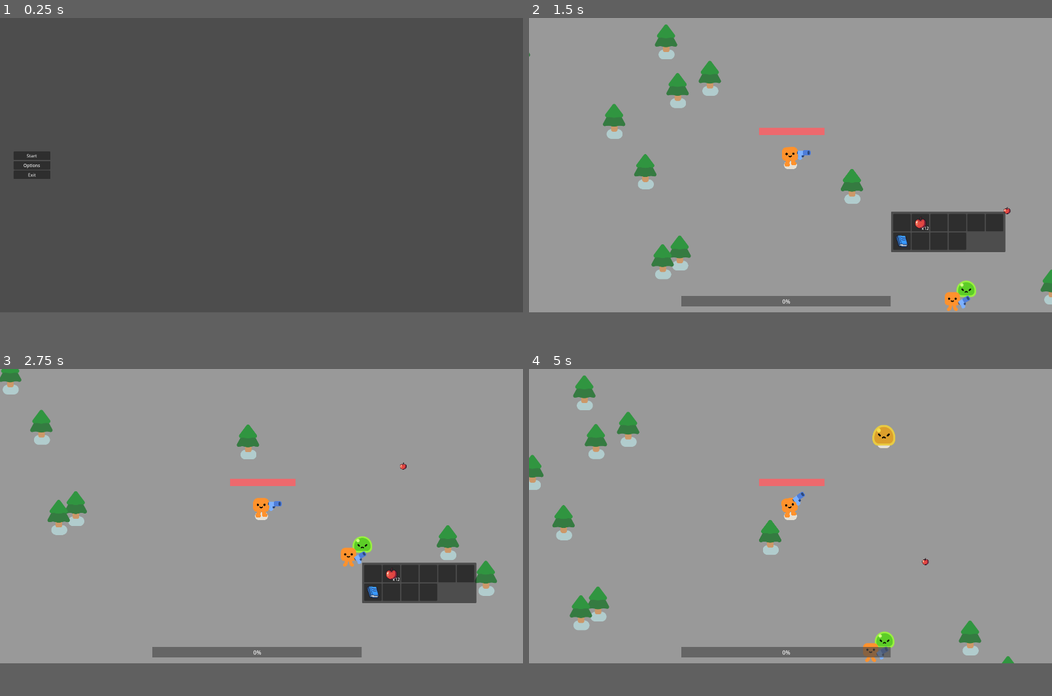
Above: before the commit, frames 1-4 (two rows, left to right).
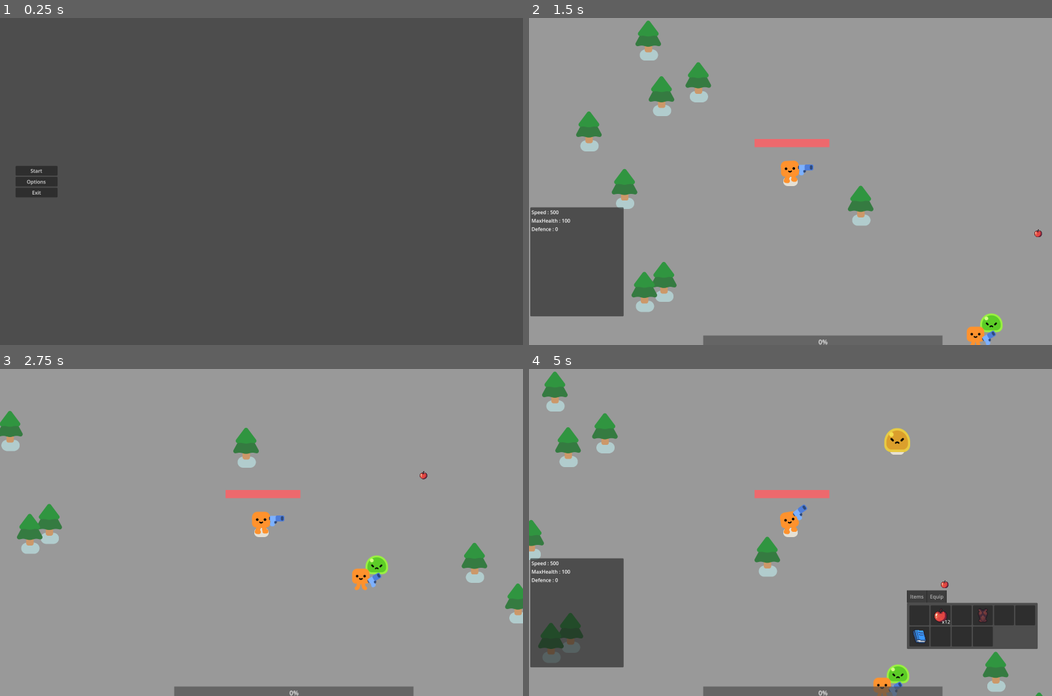
Above: after the commit, the same moments.

Repository: Kuui22/Godot_test
Game: Godot game, scene res://menus/mainmenu.tscn
Same seed, same stepped clock (60 frames per second), same inputs: the game is played once before the commit and once after it.
Inputs (mouse positions are in pixels of both pictures, inside the frame that each line leads up to):
- Up to frame 1 (0.25 s): no input
- Up to frame 2 (1.5 s): click "Start" at 0.5 s; move the mouse to (895, 217) at 1.27 s; hold D (move_right) from 1.28 s (still down); tap C (characterstats, bound only after the commit) at 1.35 s; click (895, 217) at 1.42 s
- Up to frame 3 (2.75 s): move the mouse to (371, 575) at 2.02 s; release D (move_right) at 2.03 s; hold S (move_down) from 2.03 s (still down); tap E (interact) at 2.1 s; click (371, 575) at 2.17 s; tap C (characterstats, bound only after the commit) at 2.3 s
- Up to frame 4 (5 s): move the mouse to (921, 575) at 2.77 s; release S (move_down) at 2.78 s; hold D (move_right) 2.78-3.53 s; tap C (characterstats, bound only after the commit) at 2.85, 3.6, 4.55 s; click (921, 575) at 2.92 s; move the mouse to (900, 575) at 3.52 s; hold W (move_up) 3.53-4.28 s; click (900, 575) at 3.67 s; move the mouse to (921, 575) at 4.27 s; hold A (move_left) from 4.28 s (still down); tap E (interact) at 4.35 s; click (921, 575) at 4.42 s; tap I (inventory) at 4.9 s
In our replay, the window is 800x450 before the commit and 800x500 after it. These sizes can differ from the game's own. Grey fills any space a smaller window leaves; there, only what the larger window draws over its background counts as a difference.

The runs differ from the first frame. In frame 1, 0.8% of the frame differs, in the area x 2-11%, y 40-55%; in frame 2, 18%, in the area x 0-100%, y 0-100%; in frame 3, 10%; in frame 4, 18%.

Commit message:
character stats, playermanager, equip, damage, fixed stutter, better treegen
hell ya

Diff:
--- a/2d-project-start/attacks/bullet.gd
+++ b/2d-project-start/attacks/bullet.gd
@@ -3,6 +3,9 @@
 var travelled_distance = 0
 const SPEED = 1000
 const RANGE = 1500
+
+var damage:int = 1
+
 
 func _physics_process(delta):
 
@@ -17,4 +20,4 @@
 func _on_body_entered(body):
 	queue_free()
 	if body.has_method("take_damage"):
-		body.take_damage()
+		body.take_damage(damage)
--- /dev/null
+++ b/2d-project-start/inventory/playerinventory.gd
@@ -0,0 +1,61 @@
+extends TabBar
+
+#okay so let's note how this works here
+#main.gd calls when ready set_player_inventory_data that will set the inventory interface in the main scene
+#with the data from the inventory set into the PLAYER. you can find this by clicking on the player that is in the main scene.
+#the variable in the player script is inventory_data
+#that func (s_p_i_d) calls set_inventory_data func that calls populate_item_grid
+#how that works is that p_i_g sets the inventory data (which is an array of slot datas) with slot datas by looping through
+#each item that is in the inventory set into the player and creates a texture rect which will contain an image if an item is there
+#so what's in each slot? in each slot there is a function to get the item_data of the item that should be in that slot
+#and set item_data.texture for the image and .quantity for the amount
+#so at this point why not explain also item_data
+#each item data contains the name of the item, is it stackable, description , (effect?) and texture
+
+
+
+const Slot = preload("res://inventory/slot.tscn")
+
+@onready var itemgrid:GridContainer = $ItemContainer/MarginContainer/Itemgrid
+@onready var item_container = $ItemContainer
+#@onready var equip_container = $EquipContainer
+#@onready var equipgrid = $EquipContainer/MarginContainer/Equipgrid
+
+@onready var inventory = $"."
+
+
+
+
+
+func set_inventory_data(inventory_data: InventoryData) -> void:
+	if(!inventory_data.inventory_updated.is_connected(populate_item_grid)):
+		inventory_data.inventory_updated.connect(populate_item_grid)
+	populate_item_grid(inventory_data)
+
+func clear_inventory_data(inventory_data: InventoryData) -> void:
+	inventory_data.inventory_updated.disconnect(populate_item_grid)
+
+func populate_item_grid(inventory_data: InventoryData) -> void:
+	for child in itemgrid.get_children():
+		child.queue_free()
+	#per item in array of slots
+	for slot_data in inventory_data.slot_datas:
+		var slot = Slot.instantiate()
+		itemgrid.add_child(slot)
+		slot.slot_clicked.connect(inventory_data.on_slot_clicked)
+		#if not null
+		if(slot_data):
+			slot.set_slot_data(slot_data)
+
+func changetabs() -> void:
+	pass
+
+var lasttab = null
+func _on_tab_changed(tab):
+		if(inventory.get_parent().visible):
+			if (tab == 0):
+				if(lasttab):
+					lasttab.visible = false
+			elif(tab == 1):
+				lasttab = inventory.get_parent().find_child('EquipInventory')
+				lasttab.visible = true
--- /dev/null
+++ b/2d-project-start/inventory/playerinventory.tscn
@@ -0,0 +1,31 @@
+[gd_scene load_steps=2 format=3 uid="uid://ddk7c8n2s35mv"]
+
+[ext_resource type="Script" path="res://inventory/playerinventory.gd" id="1_b8k46"]
+
+[node name="Inventory" type="TabBar"]
+offset_right = 40.0
+offset_bottom = 40.0
+tab_count = 2
+clip_tabs = false
+tab_0/title = "Items"
+tab_1/title = "Equip"
+script = ExtResource("1_b8k46")
+
+[node name="ItemContainer" type="PanelContainer" parent="."]
+layout_mode = 0
+offset_top = 40.0
+offset_right = 40.0
+offset_bottom = 80.0
+
+[node name="MarginContainer" type="MarginContainer" parent="ItemContainer"]
+layout_mode = 2
+theme_override_constants/margin_left = 8
+theme_override_constants/margin_top = 8
+theme_override_constants/margin_right = 8
+theme_override_constants/margin_bottom = 8
+
+[node name="Itemgrid" type="GridContainer" parent="ItemContainer/MarginContainer"]
+layout_mode = 2
+columns = 6
+
+[connection signal="tab_changed" from="." to="." method="_on_tab_changed"]
--- a/2d-project-start/inventory/test_inv.tres
+++ b/2d-project-start/inventory/test_inv.tres
@@ -1,14 +1,20 @@
-[gd_resource type="Resource" script_class="InventoryData" load_steps=7 format=3 uid="uid://b3vet7spfthtr"]
+[gd_resource type="Resource" script_class="InventoryData" load_steps=9 format=3 uid="uid://b3vet7spfthtr"]
 
 [ext_resource type="Script" path="res://inventory/inventory_data.gd" id="1_231u1"]
 [ext_resource type="Resource" uid="uid://dhdadkp42er86" path="res://items/food/apple.tres" id="2_2fon5"]
 [ext_resource type="Script" path="res://inventory/slot_data.gd" id="3_06n6u"]
 [ext_resource type="Resource" uid="uid://d2qjijso07kox" path="res://items/misc/blue_book.tres" id="4_4r24j"]
+[ext_resource type="Resource" uid="uid://cnhcy2qufh4f1" path="res://items/equip/body_armour.tres" id="4_v0k4u"]
 
 [sub_resource type="Resource" id="Resource_vdmfi"]
 script = ExtResource("3_06n6u")
 item_data = ExtResource("2_2fon5")
 quantity = 12
+
+[sub_resource type="Resource" id="Resource_t4mh4"]
+script = ExtResource("3_06n6u")
+item_data = ExtResource("4_v0k4u")
+quantity = 1
 
 [sub_resource type="Resource" id="Resource_mwb71"]
 script = ExtResource("3_06n6u")
@@ -17,4 +23,4 @@
 
 [resource]
 script = ExtResource("1_231u1")
-slot_datas = Array[ExtResource("3_06n6u")]([null, SubResource("Resource_vdmfi"), null, null, null, null, SubResource("Resource_mwb71"), null, null, null])
+slot_datas = Array[ExtResource("3_06n6u")]([null, SubResource("Resource_vdmfi"), null, SubResource("Resource_t4mh4"), null, null, SubResource("Resource_mwb71"), null, null, null])
--- /dev/null
+++ b/2d-project-start/items/equip/body_armour.tres
@@ -0,0 +1,18 @@
+[gd_resource type="Resource" script_class="ItemDataEquip" load_steps=4 format=3 uid="uid://cnhcy2qufh4f1"]
+
+[ext_resource type="Script" path="res://items/item_data_equip.gd" id="1_ra11m"]
+[ext_resource type="Texture2D" uid="uid://c1av5t1bw0xpt" path="res://items/#1 - Transparent Icons.png" id="2_y47ms"]
+
+[sub_resource type="AtlasTexture" id="AtlasTexture_s1iyr"]
+atlas = ExtResource("2_y47ms")
+region = Rect2(192, 224, 32, 32)
+
+[resource]
+script = ExtResource("1_ra11m")
+defence = 5
+eqslot = 2
+name = "Armour"
+description = "sturdy"
+stackable = false
+texture = SubResource("AtlasTexture_s1iyr")
+sell_value = 5
--- a/2d-project-start/main.gd
+++ b/2d-project-start/main.gd
@@ -17,24 +17,45 @@
 @onready var expbar = %ExpBar
 @onready var pause_menu = %Pause
 @onready var inventory_interface = %InventoryInterface
+@onready var player_stats = %PlayerStats
 var trees = treefunctions.new()
 
 #can change starting spawned mob
 func _ready():
+	#player + inventory
 	player.toggle_inventory.connect(toggle_inventory_interface)
+	player_stats.populate_stats_ui(player.statsdict)
+	inventory_interface.set_player_inventory_data(player.inventory_data)
+	inventory_interface.set_equip_inventory_data(player.equip_inventory_data)
+	inventory_interface.force_close.connect(toggle_inventory_interface)
+	PlayerManager.statsupdated.connect(updatestats)
+	PlayerManager.equipupdated.connect(updateequip)
+	PlayerManager.initequip(player.equip_inventory_data)
+
+	#objects
 	mob = SLIME
 	trees.gencheck_trees(player,tree_radius,tree_count,tree_scenes,self)
-	inventory_interface.set_player_inventory_data(player.inventory_data)
-	inventory_interface.force_close.connect(toggle_inventory_interface)
+
+
+
+
 	#get all current external inventories
 	for node in get_tree().get_nodes_in_group("external_inventory"):
 		node.toggle_inventory.connect(toggle_inventory_interface)
 
-
-
 func _unhandled_input(_event):
 	if Input.is_action_just_pressed("pause"):
 		pause()
+	if Input.is_action_just_pressed("characterstats"):
+		toggle_stats_interface()
+
+func updatestats(_x = null) -> void:
+	player_stats.update_stats_ui(player.statsdict)
+
+func updateequip(_x = null) -> void:
+	inventory_interface.set_equip_inventory_data(player.equip_inventory_data)
+
+
 
 func toggle_inventory_interface(external_inventory_owner = null) -> void:
 	#this flips the value each time this is called
@@ -44,7 +65,8 @@
 		inventory_interface.set_external_inventory(external_inventory_owner)
 	else:
 		inventory_interface.clear_external_inventory()
-
+func toggle_stats_interface() -> void:
+	player_stats.visible = not player_stats.visible
 
 func pause():
 	if Engine.time_scale == 0:
@@ -80,12 +102,13 @@
 
 #a mob spawned is dd
 func _on_mob_killed(data,experience,nmob):
+	mobcounter-=1
 	print(data)
 	expbar.value += experience
 	nmob.dead.disconnect(_on_mob_killed)
 	if expbar.value >= expbar.max_value:
 		#get_tree().paused = true
-		player.level_up()
+		PlayerManager.level_up()
 		expbar.value = 0
 
 
--- /dev/null
+++ b/2d-project-start/menus/PlayerStats.gd
@@ -0,0 +1,32 @@
+extends PanelContainer
+
+#this here populates the stats onready in main.gd and then when stats are changed, a signal from playermanager will
+#activate the updating function
+
+const statlabel = preload("res://menus/stat.tscn")
+
+@onready var player_stats = $"."
+@onready var margin_container = $MarginContainer
+@onready var grid_container = $MarginContainer/GridContainer
+
+
+
+
+func populate_stats_ui(playerstat:Dictionary)-> void:
+	var keys = playerstat.keys()
+	for key in keys:
+		var value = playerstat[key]
+		print(key + ": " + str(value))  # Prints each key-value pair
+		var stat = statlabel.instantiate()
+		stat.text = key + " : " + str(value)
+		grid_container.add_child(stat)
+		#print(margin_container.get_child_count())
+
+func update_stats_ui(playerstat:Dictionary) -> void:
+	var keys = playerstat.keys()
+	var x:int = 0
+	for key in keys:
+		var value = playerstat[key]
+		var currchild = grid_container.get_child(x)
+		currchild.text = key + " : " + str(value)
+		x +=1
--- /dev/null
+++ b/2d-project-start/menus/player_stats.tscn
@@ -0,0 +1,18 @@
+[gd_scene load_steps=2 format=3 uid="uid://chttjg6mt3vkf"]
+
+[ext_resource type="Script" path="res://menus/PlayerStats.gd" id="1_3ut55"]
+
+[node name="PlayerStats" type="PanelContainer"]
+offset_right = 300.0
+offset_bottom = 350.0
+script = ExtResource("1_3ut55")
+
+[node name="MarginContainer" type="MarginContainer" parent="."]
+layout_mode = 2
+theme_override_constants/margin_left = 4
+theme_override_constants/margin_top = 4
+theme_override_constants/margin_right = 4
+theme_override_constants/margin_bottom = 4
+
+[node name="GridContainer" type="GridContainer" parent="MarginContainer"]
+layout_mode = 2
--- /dev/null
+++ b/2d-project-start/menus/stat.tscn
@@ -0,0 +1,6 @@
+[gd_scene format=3 uid="uid://ehqf6r8hwy3f"]
+
+[node name="textstat" type="Label"]
+offset_right = 350.0
+offset_bottom = 40.0
+text = "Chi e' banjos"
--- a/2d-project-start/mobs/slime.gd
+++ b/2d-project-start/mobs/slime.gd
@@ -31,8 +31,8 @@
 	move_and_slide()
 
 #getting hit
-func take_damage():
-	health -= 1
+func take_damage(damage:int):
+	health -= damage
 	Slime.play_hurt()
 	if health <= 0:
 		dead.emit("Im dead",experience,self)
--- a/2d-project-start/player.gd
+++ b/2d-project-start/player.gd
@@ -8,17 +8,43 @@
 @onready var interact_range = $InteractRange
 var interactables = null
 var interacting:bool = false
+
+@onready var healthbar = %HealthBar
+@onready var currentweapon = %Weapon
+
+
 #stats
+var Stats:Character = Character.new() :
+	get: return Stats
+	set(value):
+		Stats = value
+
 var maxhealth:float = 100.0
-var health:float = 100.0
-const SPEED:float = 500.0
+var health:float = Stats.health
+var speed:float = Stats.speed
+var defence:int = 0
+var attack:int = 2
 const MAX_AI_SPEED:float = 450.0
 const SPEEDFACTOR:float = 50
 const DAMAGE_RATE:float = 5.0
 const ACCELERATION = 300
 
+@export var statsdict:Dictionary = {
+	"Speed":speed,
+	"MaxHealth":maxhealth,
+	"Defence":defence
+	}
+var coins:int
+var diamonds:int
+@export var valuesdict:Dictionary = {
+	"Coins":coins,
+	"Diamonds":diamonds
+	}
+
+
 #inventory
 @export var inventory_data:InventoryData
+@export var equip_inventory_data: InventoryDataEquip
 
 #random movement
 var state = "IDLE"
@@ -36,12 +62,13 @@
 
 func _ready():
 	PlayerManager.player = self
+	currentweapon.damage = attack
 
 func _physics_process(delta:float):
 	#direction
 	if Input.is_action_pressed("move_left") or Input.is_action_pressed("move_right") or Input.is_action_pressed("move_up") or Input.is_action_pressed("move_down"):#player input
 		var direction = Input.get_vector("move_left", "move_right","move_up","move_down")
-		velocity = direction * SPEED
+		velocity = direction * speed
 		state = "MOVING"
 	else:#check for enemies
 		enemies_in_range = weapon.get_overlapping_bodies()
@@ -57,7 +84,7 @@
 		else:#no enemies
 			if state == "FIGHT" or state == "MOVING":
 				state="IDLE"
-				velocity = velocity.move_toward(Vector2.ZERO, DAMPING * delta * SPEED)
+				velocity = velocity.move_toward(Vector2.ZERO, DAMPING * delta * speed)
 			wander_ai(delta)
 
 
@@ -120,11 +147,7 @@
 			if is_at_target_position():
 				state="IDLE"
 
-func level_up():
-	maxhealth += 20
-	%HealthBar.max_value= maxhealth
-	%HealthBar.value= maxhealth
-	health = maxhealth
+
 
 func interact() -> void:
 	if(!interacting):
@@ -141,6 +164,21 @@
 	var dir = global_position
 	return dir+Vector2(60,60)
 
-
 func collect(item):
 	pass
+
+#playermanager
+#so why a dict? in the future instead of passing a single value pass a dict of the
+#attributes of the item: like defence + idk speed? and loop through them and add each to the statistics
+#so that we can have multistat items
+func equip(def_value:int) -> void:
+	defence += def_value
+	statsdict['Defence'] = defence
+
+func unequip(def_value:int) -> void:
+	defence -= def_value
+	statsdict['Defence'] = defence
+
+func valueupdate(value:int) -> void:
+	coins += value
+	valuesdict['Coins'] = coins
--- a/2d-project-start/player.tscn
+++ b/2d-project-start/player.tscn
@@ -22,7 +22,7 @@
 [node name="Player" type="CharacterBody2D" node_paths=PackedStringArray("happy_boo", "weapon")]
 script = ExtResource("1_pg2w0")
 happy_boo = NodePath("HappyBoo")
-weapon = NodePath("Gun")
+weapon = NodePath("Weapon")
 
 [node name="HappyBoo" parent="." instance=ExtResource("1_qo1h0")]
 scale = Vector2(0.7, 0.7)
@@ -32,8 +32,11 @@
 shape = SubResource("CircleShape2D_qfsau")
 
 [node name="Camera2D" type="Camera2D" parent="."]
+position_smoothing_speed = 1.0
+rotation_smoothing_speed = 1.0
 
-[node name="Gun" parent="." instance=ExtResource("3_rdkbn")]
+[node name="Weapon" parent="." instance=ExtResource("3_rdkbn")]
+unique_name_in_owner = true
 position = Vector2(0, -27)
 scale = Vector2(0.7, 0.7)
 
--- a/2d-project-start/player/characterstats.gd
+++ b/2d-project-start/player/characterstats.gd
@@ -3,14 +3,14 @@
 
 
 
-@export var speed = 14
+@export var speed:float = 500.0
 # The downward acceleration when in the air, in meters per second squared.
 @export var fall_acceleration = 75
 # Jump acceleration
 @export var jump_impulse = 20
 # read
 @export var double_jump_counter = false
-var health:int = 5
+var health:float = 100.0
 var defence:int = 0
 @export var statsdict:Dictionary = {
 	"Speed":speed,
--- a/2d-project-start/player/player_manager.gd
+++ b/2d-project-start/player/player_manager.gd
@@ -1,6 +1,68 @@
 extends Node
+
+signal statsupdated()
+signal valuesupdated()
+signal equipupdated()
+
 var player
-#playermanager will be the interface between other scripts and updating player values.
-#i know it adds a layer but i like to have the functions here
+var equip_inventory
+
+
+
+func initequip(inventory: InventoryData) -> void:
+	for slot_data in inventory.slot_datas:
+		if(slot_data and slot_data.item_data is ItemDataEquip):
+			player.equip(slot_data.item_data.defence)
+	statsupdated.emit()
+
+func use_slot_data(slot_data: SlotData) -> void:
+	slot_data.item_data.use(player)
+#reminder to change item_data.defence into a dict or some shit with multiple values when using multiple values
+func equipped_item(item_data: ItemData) -> void:
+	if(item_data is ItemDataEquip):
+		player.equip(item_data.defence)
+		statsupdated.emit()
+
+func unequipped_item(item_data: ItemData) -> void:
+	if(item_data is ItemDataEquip):
+		player.unequip(item_data.defence)
+		statsupdated.emit()
+#if equip inventory of that slot has already something then... else...
+func swap_equip(slot_data: SlotData) -> SlotData:
+	if(slot_data.item_data is ItemDataEquip):
+		var equipslot = slot_data.item_data.eqslot
+		var targetslot = player.equip_inventory_data.slot_datas[equipslot]
+		if(targetslot):
+			#print("there's an equip already")
+			player.unequip(targetslot.item_data.defence)
+			player.equip(slot_data.item_data.defence)
+			player.equip_inventory_data.slot_datas[equipslot] = slot_data
+			statsupdated.emit()
+			equipupdated.emit()
+			return targetslot
+		else:
+			#print("no equip in that slot")
+			player.equip(slot_data.item_data.defence)
+			player.equip_inventory_data.slot_datas[equipslot] = slot_data
+			statsupdated.emit()
+			equipupdated.emit()
+			return null
+		#slot_data.item_data.eqslot
+		#print(player.equip_inventory_data.slot_datas[0].item_data.name)
+	else:
+		return slot_data
+func level_up():
+	player.maxhealth += 20
+	player.healthbar.max_value= player.maxhealth
+	player.healthbar.value= player.maxhealth
+	player.health = player.maxhealth
+	player.statsdict['MaxHealth'] = player.maxhealth
+	statsupdated.emit()
+
+
+func valuechange(value:String, amount:int) -> void:
+	player.valueupdate(value,amount)
+	valuesupdated.emit()
+
 func get_global_position() -> Vector2:
 	return player.global_position
--- a/2d-project-start/project.godot
+++ b/2d-project-start/project.godot
@@ -77,6 +77,7 @@
 config/name="Survivors like"
 run/main_scene="res://menus/mainmenu.tscn"
 config/features=PackedStringArray("4.2", "Forward Plus")
+run/max_fps=120
 config/icon="res://icon.png"
 
 [autoload]
@@ -85,9 +86,11 @@
 
 [display]
 
-window/size/viewport_width=1920
-window/size/viewport_height=1080
+window/size/viewport_width=1680
+window/size/viewport_height=1050
+window/size/resizable=false
 window/stretch/mode="viewport"
+window/vsync/vsync_mode=0
 
 [dotnet]
 
@@ -139,6 +142,11 @@
 "events": [Object(InputEventKey,"resource_local_to_scene":false,"resource_name":"","device":-1,"window_id":0,"alt_pressed":false,"shift_pressed":false,"ctrl_pressed":false,"meta_pressed":false,"pressed":false,"keycode":0,"physical_keycode":69,"key_label":0,"unicode":101,"echo":false,"script":null)
 ]
 }
+characterstats={
+"deadzone": 0.5,
+"events": [Object(InputEventKey,"resource_local_to_scene":false,"resource_name":"","device":-1,"window_id":0,"alt_pressed":false,"shift_pressed":false,"ctrl_pressed":false,"meta_pressed":false,"pressed":false,"keycode":0,"physical_keycode":67,"key_label":0,"unicode":99,"echo":false,"script":null)
+]
+}
 
 [layer_names]
 
--- a/2d-project-start/survivors_game.tscn
+++ b/2d-project-start/survivors_game.tscn
@@ -1,13 +1,16 @@
-[gd_scene load_steps=15 format=3 uid="uid://c6wy1u7j3oegw"]
+[gd_scene load_steps=19 format=3 uid="uid://c6wy1u7j3oegw"]
 
 [ext_resource type="Script" path="res://main.gd" id="1_80vvg"]
 [ext_resource type="PackedScene" uid="uid://ccqvp7v3wrfu6" path="res://player.tscn" id="1_ts5ya"]
 [ext_resource type="Script" path="res://inventory/inventory_interface.gd" id="2_6sw62"]
 [ext_resource type="PackedScene" uid="uid://b30t60fakjpeg" path="res://inventory/inventory.tscn" id="2_kmp02"]
+[ext_resource type="PackedScene" uid="uid://ddk7c8n2s35mv" path="res://inventory/playerinventory.tscn" id="3_2krgi"]
 [ext_resource type="PackedScene" uid="uid://kq87x3ifjqyq" path="res://menus/pause_menu.tscn" id="4_0gimr"]
 [ext_resource type="PackedScene" uid="uid://po151l7ef4mr" path="res://inventory/slot.tscn" id="4_mtk0o"]
 [ext_resource type="Resource" uid="uid://b3vet7spfthtr" path="res://inventory/test_inv.tres" id="4_pkap7"]
 [ext_resource type="PackedScene" uid="uid://c1c7g1dvftyni" path="res://objects/chest.tscn" id="5_bhx57"]
+[ext_resource type="PackedScene" path="res://menus/player_stats.tscn" id="6_1aipv"]
+[ext_resource type="Script" path="res://inventory/inventory_data_equip.gd" id="9_5rrrq"]
 [ext_resource type="PackedScene" uid="uid://vqwo2x387eft" path="res://items/pickup.tscn" id="9_ity6n"]
 [ext_resource type="Resource" uid="uid://dhdadkp42er86" path="res://items/food/apple.tres" id="10_ccrdk"]
 [ext_resource type="Script" path="res://inventory/slot_data.gd" id="11_35wwf"]
@@ -17,6 +20,10 @@
 
 [sub_resource type="StyleBoxFlat" id="StyleBoxFlat_a85np"]
 bg_color = Color(0.775174, 0.545776, 0.308459, 1)
+
+[sub_resource type="Resource" id="Resource_1rq5m"]
+script = ExtResource("9_5rrrq")
+slot_datas = Array[ExtResource("11_35wwf")]([null, null, null, null])
 
 [sub_resource type="Resource" id="Resource_eptdi"]
 script = ExtResource("11_35wwf")
@@ -51,6 +58,7 @@
 
 [node name="InventoryInterface" type="Control" parent="UI"]
 unique_name_in_owner = true
+visible = false
 layout_mode = 3
 anchors_preset = 0
 offset_left = 1329.0
@@ -59,20 +67,19 @@
 offset_bottom = 751.0
 script = ExtResource("2_6sw62")
 
-[node name="PlayerInventory" parent="UI/InventoryInterface" instance=ExtResource("2_kmp02")]
+[node name="PlayerInventory" parent="UI/InventoryInterface" instance=ExtResource("3_2krgi")]
 unique_name_in_owner = true
-layout_mode = 1
-anchors_preset = 3
-anchor_left = 1.0
-anchor_top = 1.0
-anchor_right = 1.0
-anchor_bottom = 1.0
-offset_left = -40.0
-offset_top = -40.0
-offset_right = 0.0
-offset_bottom = 0.0
-grow_horizontal = 0
-grow_vertical = 0
+layout_mode = 0
+offset_left = -115.0
+offset_right = 13.0
+
+[node name="EquipInventory" parent="UI/InventoryInterface" instance=ExtResource("2_kmp02")]
+visible = false
+layout_mode = 0
+offset_left = -109.0
+offset_top = 192.0
+offset_right = -69.0
+offset_bottom = 232.0
 
 [node name="ExternalInventory" parent="UI/InventoryInterface" instance=ExtResource("2_kmp02")]
 visible = false
@@ -90,6 +97,14 @@
 offset_right = 64.0
 offset_bottom = 64.0
 
+[node name="PlayerStats" parent="UI" instance=ExtResource("6_1aipv")]
+unique_name_in_owner = true
+visible = false
+offset_left = 4.0
+offset_top = 608.0
+offset_right = 304.0
+offset_bottom = 958.0
+
 [node name="Chest" parent="." instance=ExtResource("5_bhx57")]
 position = Vector2(1030, 645)
 
@@ -97,6 +112,7 @@
 unique_name_in_owner = true
 position = Vector2(369, 207)
 inventory_data = ExtResource("4_pkap7")
+equip_inventory_data = SubResource("Resource_1rq5m")
 
 [node name="Mob_spawner" type="Node2D" parent="."]
 
--- a/2d-project-start/trees/tree_scripts.gd
+++ b/2d-project-start/trees/tree_scripts.gd
@@ -1,5 +1,11 @@
 extends Node
 class_name treefunctions
+
+
+var placed_positions = []
+var min_distance = 20.0 #distance between trees
+
+
 
 #generating trees while moving
 func gencheck_trees(player,tree_radius,tree_count,tree_scenes,parent):
@@ -24,9 +30,18 @@
 		var tree_scene = tree_scenes[tree_name]
 		#assert check and place tree in random pos in radius
 		if tree_scene is PackedScene:
+			var valid_position = true
 			var random_position = center + Vector2(randf_range(-radius, radius), randf_range(-radius, radius))
-			var tree_instance = tree_scene.instantiate()
-			tree_instance.name = "tree_%d" % i
-			tree_instance.global_position = random_position
-			parent.add_child(tree_instance)
+			for pos in placed_positions:
+				if pos.distance_to(random_position) < min_distance:
+					valid_position = false
+					break
+			if valid_position:
+				var tree_instance = tree_scene.instantiate()
+				tree_instance.name = "tree_%d" % i
+				placed_positions.append(random_position)
+				tree_instance.global_position = random_position
+				parent.add_child(tree_instance)
+			else:
+				print("failed to find position")
 			#print("Generated tree at:", random_position)
--- a/2d-project-start/weapons/gun.gd
+++ b/2d-project-start/weapons/gun.gd
@@ -2,8 +2,13 @@
 
 @onready var static_position:float = rotation
 var reset_speed:float = 2.0
+var damage:int = 1
+var enemies_in_range
+@onready var timer = %Timer
+var attackspeed
 
-var enemies_in_range
+func _ready():
+	var attackspeed = timer.wait_time
 
 func _physics_process(delta):
 	enemies_in_range = get_overlapping_bodies()
@@ -22,9 +27,11 @@
 func shoot():
 	const BULLET = preload("res://attacks/bullet.tscn")
 	var new_bullet = BULLET.instantiate()
+	new_bullet.damage = damage
 	new_bullet.global_transform = %ShootingPoint.global_transform
 
 	%ShootingPoint.add_child(new_bullet)
+
 
 #if there are enemies shoot
 func _on_timer_timeout():
--- a/2d-project-start/weapons/gun.tscn
+++ b/2d-project-start/weapons/gun.tscn
@@ -25,6 +25,7 @@
 position = Vector2(24, -11)
 
 [node name="Timer" type="Timer" parent="."]
+unique_name_in_owner = true
 wait_time = 0.5
 autostart = true
 
